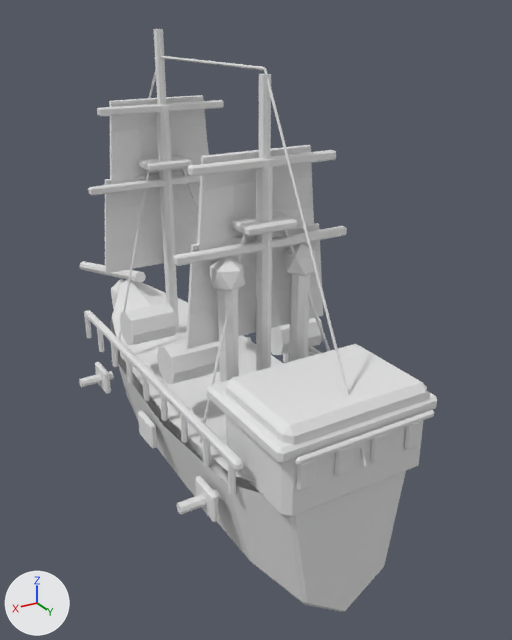
The FBX model Assets/Desktopirates/Resources/Models/EnemyShipsV04/enemy_plague_raider_v04.fbx: old version first, new version second.
The view is the same before and after, from a camera (50 mm lens) standing at (1.81, 3.47, 2.46) and looking at (-0.38, -0.17, 0.63). Every picture has the same lights, and +X, +Y and +Z are marked at lower left. The first picture is the older version. Where no turn or scale is listed for an object, it has been applied to the vertices.

The first picture shows 'Bowsprit_Main', 'Enemy_Corsair_Deck', 'Enemy_Corsair_Hull', 'Mast_1_Lower', 'Mast_2_Lower', 'PlagueRaider_Glow_-1', 'PlagueRaider_Glow_1', 'PlagueRaider_Toxic_Cask_-1_1', 'Sail_1_1', 'Sail_1_2', 'Sail_2_1', 'Sail_2_2', 'Stern_Gallery_Window_1', 'Stern_Gallery_Window_2', 'Stern_Gallery_Window_3', 'Stern_Gallery_Window_4', 'Stern_GreatCabin', 'Stern_Quarterdeck', 'Tier_2_Port_TopRail' and 37 more.
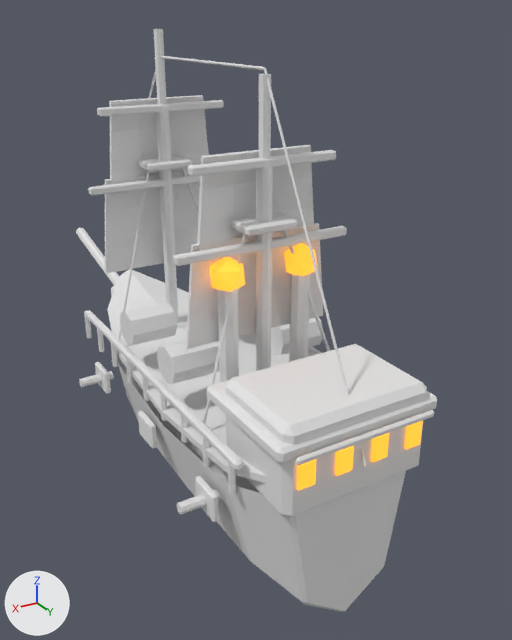
Boxes (x1, y1, x2, y2) around the edits, measured in the pictures (512 x 640 px):
'Enemy_Corsair_Deck', reshaped
    before: (112, 279, 284, 482)
    after: (107, 269, 289, 483)
'PlagueRaider_Glow_-1', recoloured, surface changed
    both: (209, 257, 245, 292)
'Bowsprit_Main', turned
    before: (79, 261, 146, 282)
    after: (76, 228, 119, 285)
'PlagueRaider_Glow_1', recoloured, surface changed
    both: (284, 243, 318, 276)
'Stern_Gallery_Window_1', recoloured, surface changed
    both: (297, 459, 316, 490)
'Stern_Gallery_Window_2', recoloured, surface changed
    both: (335, 445, 354, 476)
'Stern_Gallery_Window_3', recoloured, surface changed
    both: (371, 433, 389, 462)
'Stern_Gallery_Window_4', recoloured, surface changed
    both: (405, 421, 423, 450)

The change, as a diff of the scene's bpy script:
```diff
--- a/Assets/Desktopirates/Resources/Models/EnemyShipsV04/enemy_plague_raider_v04.fbx.py
+++ b/Assets/Desktopirates/Resources/Models/EnemyShipsV04/enemy_plague_raider_v04.fbx.py
@@ mat_glassglow_v03 @@
 mat_glassglow_v03 = principled_material('GlassGlow_v03')
-mat_glassglow_v03.base_color = (0.8, 0.8, 0.8)  # white #e7e7e7
+mat_glassglow_v03.base_color = (1.0, 0.35, 0.025)  # orange #ffa02c
+mat_glassglow_v03.emission_color = (1.0, 0.35, 0.025)  # orange #ffa02c
+mat_glassglow_v03.emission_strength = 1.4
@@ me_enemy_corsair_hull_deckmesh @@
 # used by ob_enemy_corsair_deck; location = (0.0, 0.0, 0.0)
-me_enemy_corsair_hull_deckmesh.from_pydata(...)  # 18 vertices, 10 faces; spans x -0.47..0.47, y -1.43..1.35, z 0.38..0.6
+me_enemy_corsair_hull_deckmesh.from_pydata(...)  # 36 vertices, 34 faces; spans x -0.5..0.5, y -1.43..1.35, z 0.41..0.68
+# me_enemy_corsair_hull_deckmesh part 1: the whole mesh is rebuilt
 me_enemy_corsair_hull_deckmesh.materials.append(mat_deckoak_v03)
@@ ob_bowsprit_main @@
 ob_bowsprit_main.location = (0.0, -1.883, 0.526)
-ob_bowsprit_main.rotation_euler = (1.344, 0.0, 3.142)  # degrees (77, 0, 180)
+ob_bowsprit_main.rotation_euler = (-1.344, 0.0, 3.142)  # degrees (-77, 0, 180)
 ob_bowsprit_main.scale = (1.0, 1.0, 1.02)
```
